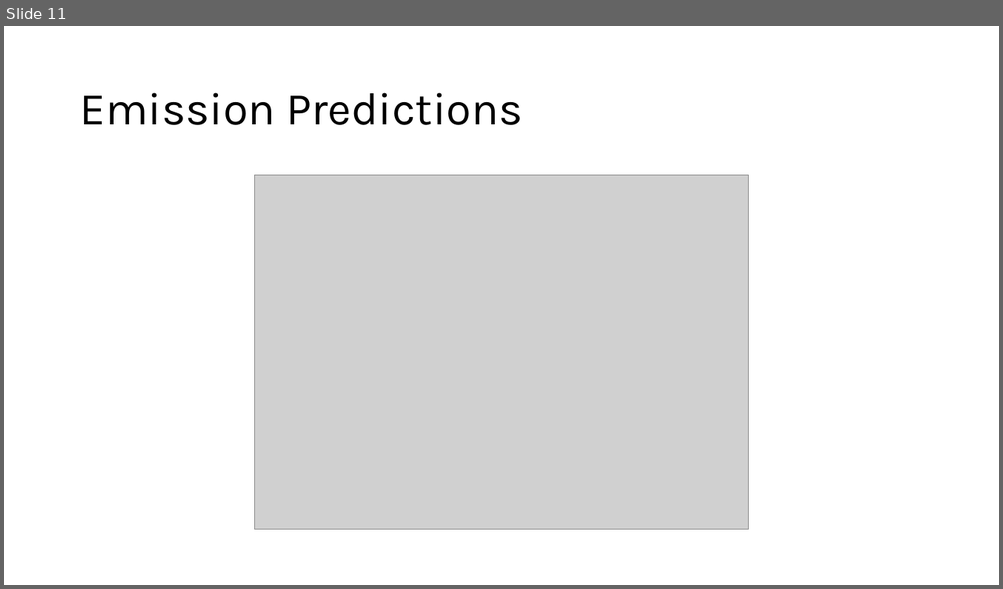
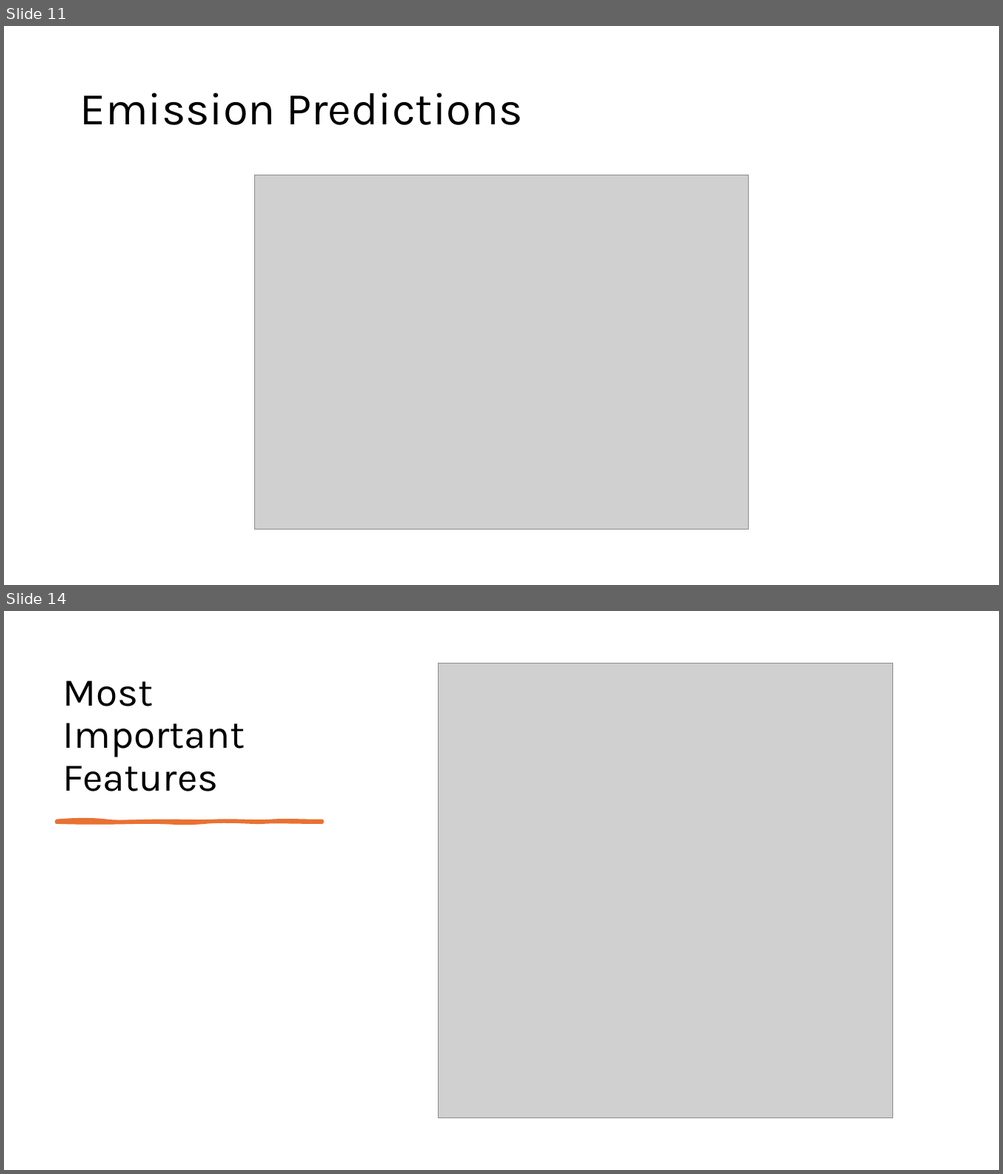
Before and after one commit to jroblar/ndc_evaluation, a slide deck: docs/new_model_updated.pptx. Shown one above the other, each under a label of ours: slide 11 before the commit, slides 11 and 14 after it; the slides between them are not shown. The pictures are 1003x589 and 1003x1174 pixels, drawn with LibreOffice and Linux fonts; fonts in the diff are those of the drawing; grey boxes stand for pictures. Boxes give left, top, right and bottom in pixels: in the first picture for what was removed or moved away, otherwise in the second. Text is boxed around its words. In the diff, an @@ line names an element or a change of style, - is before the commit and + after.

```diff
--- a/docs/new_model_updated.pptx
+++ b/docs/new_model_updated.pptx
@@ slide 14 added at <box>4,611,999,1170</box>, background #FFFFFF @@
@@ picture added at <box>438,664,893,1119</box> @@
@@ title added at <box>63,681,244,792</box>, 38 pt, text #000000 @@
+Most Important Features
@@ freeform shape added at <box>57,820,322,822</box>, fill #E97132, outline #E97132 3 pt @@
```
Also in this commit, not shown: 2 other slides added, 12 other files.
